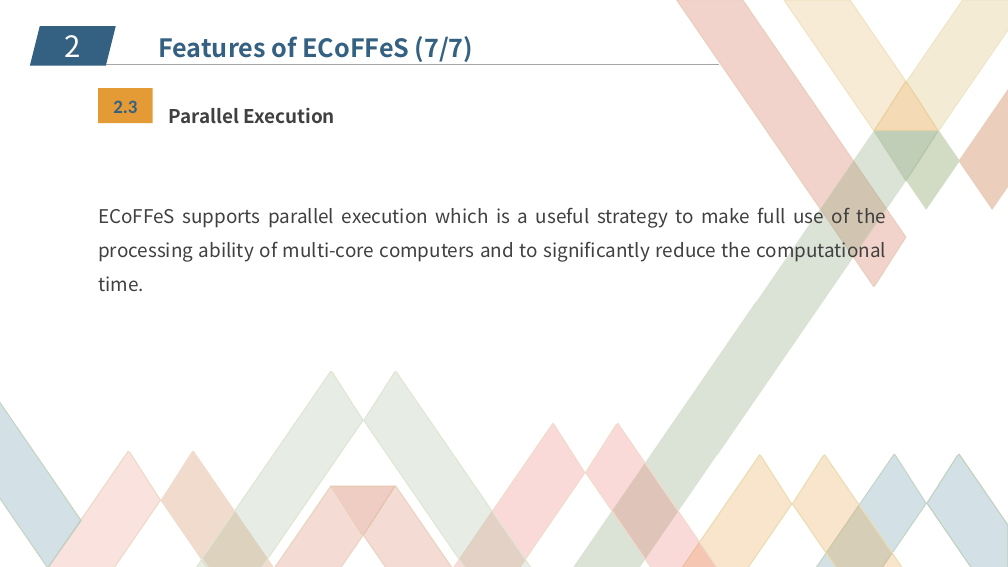
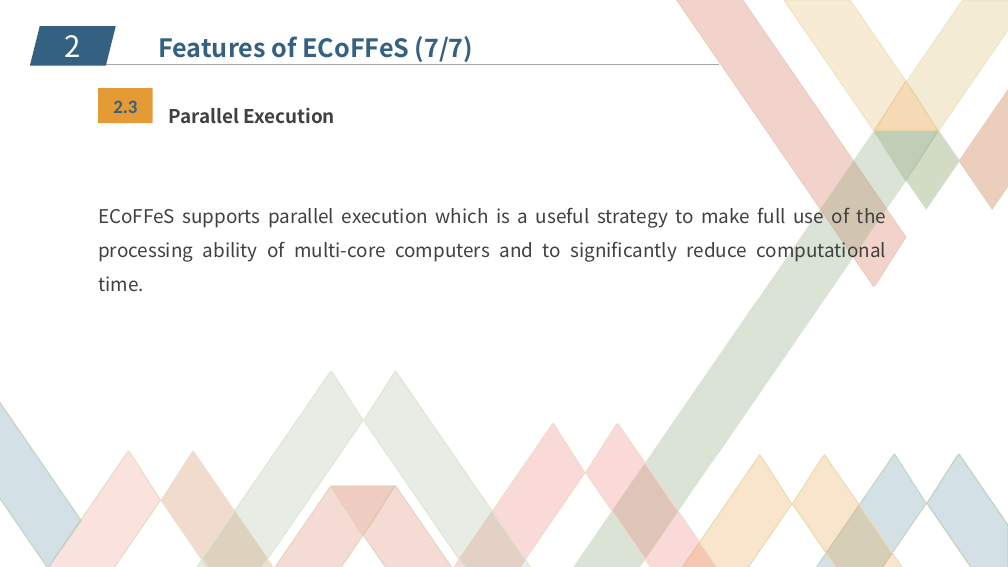
Before and after one commit to JiaweiHuang/ECoFFeS, a slide deck: slide 15 of Others/PPT/ECoFFeS.pptx. Drawn at 1008x567 pixels with LibreOffice and Linux fonts; fonts in the diff are those of the drawing; background and template pictures are left out. Boxes give left, top, right and bottom in pixels: in the first picture for what was removed or moved away, otherwise in the second. Text is boxed around its words. In the diff, an @@ line names an element or a change of style, - is before the commit and + after.

```diff
--- a/Others/PPT/ECoFFeS.pptx
+++ b/Others/PPT/ECoFFeS.pptx
@@ text at (98, 203, 887, 291): text changed @@
-ECoFFeS supports parallel execution which is a useful strategy to make full use of the processing ability of multi-core computers and to significantly reduce the computational time.
+ECoFFeS supports parallel execution which is a useful strategy to make full use of the processing ability of multi-core computers and to significantly reduce computational time.
```
Also in this commit, not shown: 3 other slides changed.
